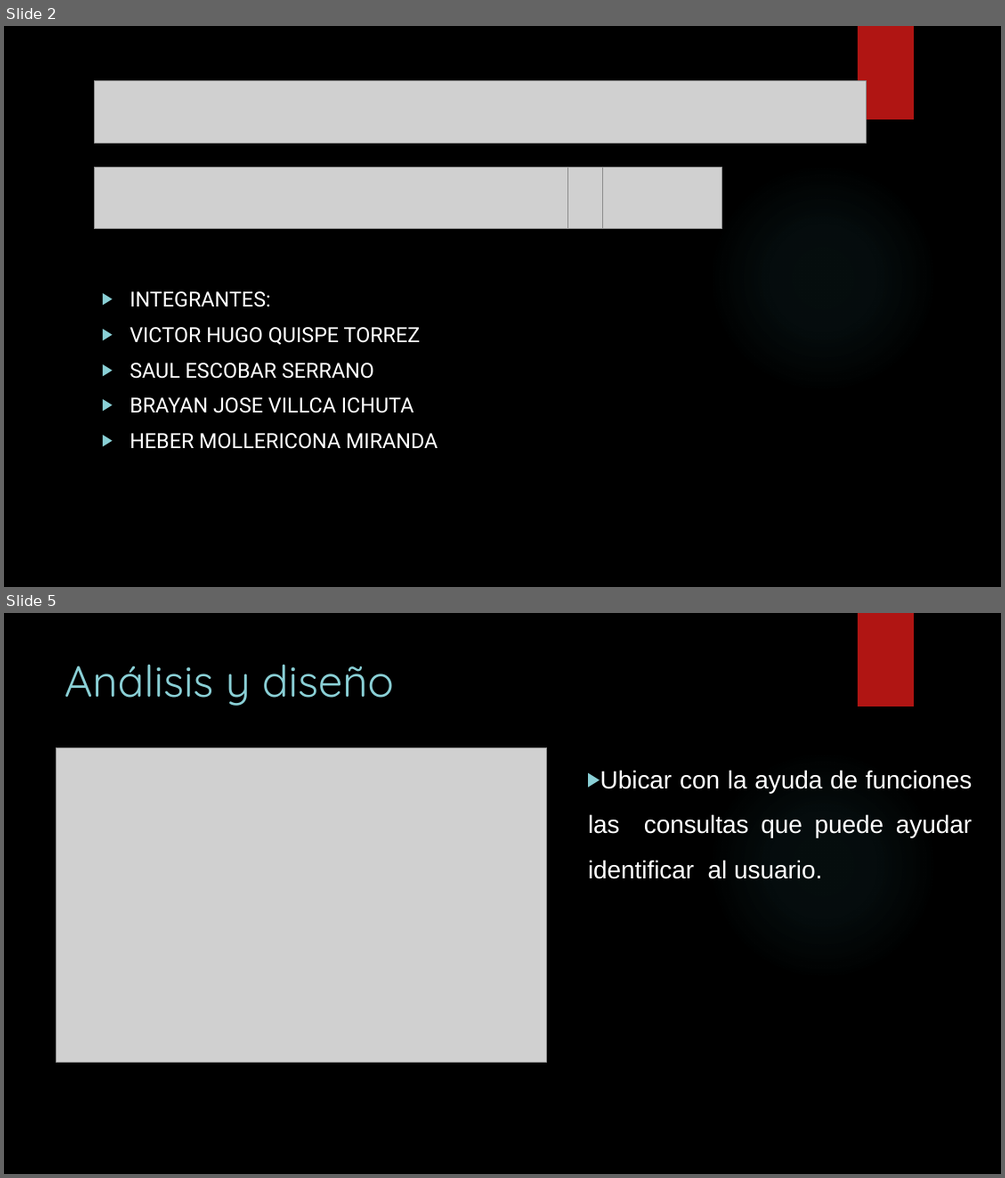
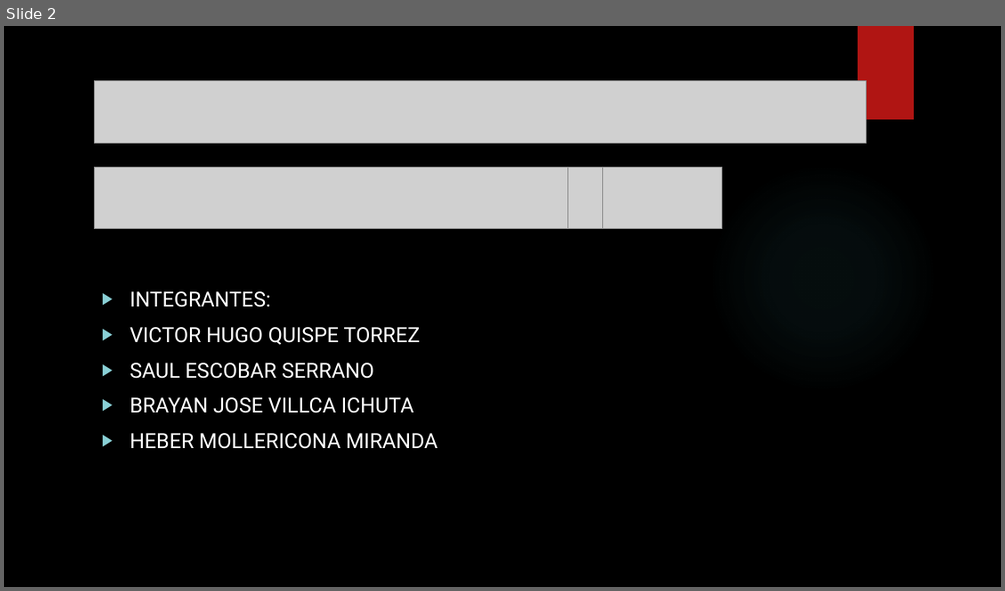
Before and after one commit to VictorQuispe19/BaseDeDatos1, a slide deck: Hito5/ProyectoFinal/PROY_BASE_DE_DATOS.pptx. Shown one above the other, each under a label of ours: slides 2 and 5 before the commit, slide 2 after it; the slides between them are not shown. The pictures are 1005x1178 and 1005x591 pixels, drawn with LibreOffice and Linux fonts; fonts in the diff are those of the drawing; grey boxes stand for pictures; background and template pictures are left out. Boxes give left, top, right and bottom in pixels: in the first picture for what was removed or moved away, otherwise in the second. Text is boxed around its words. In the diff, an @@ line names an element or a change of style, - is before the commit and + after.

```diff
--- a/Hito5/ProyectoFinal/PROY_BASE_DE_DATOS.pptx
+++ b/Hito5/ProyectoFinal/PROY_BASE_DE_DATOS.pptx
@@ slide 5 removed at <box>4,613,1001,1174</box>, background picture (left out); not listed: 2 template elements that a slide beside it also shows @@
@@ title removed at <box>65,664,394,706</box> @@
-Análisis y diseño
@@ picture removed at <box>57,747,547,1062</box> @@
@@ text removed at <box>588,770,971,879</box> @@
-▶ Ubicar con la ayuda de funciones las consultas que puede ayudar identificar al usuario.
```
Also in this commit, not shown: 3 slides changed, 7 slides added, 4 other slides removed, 2 other files.
